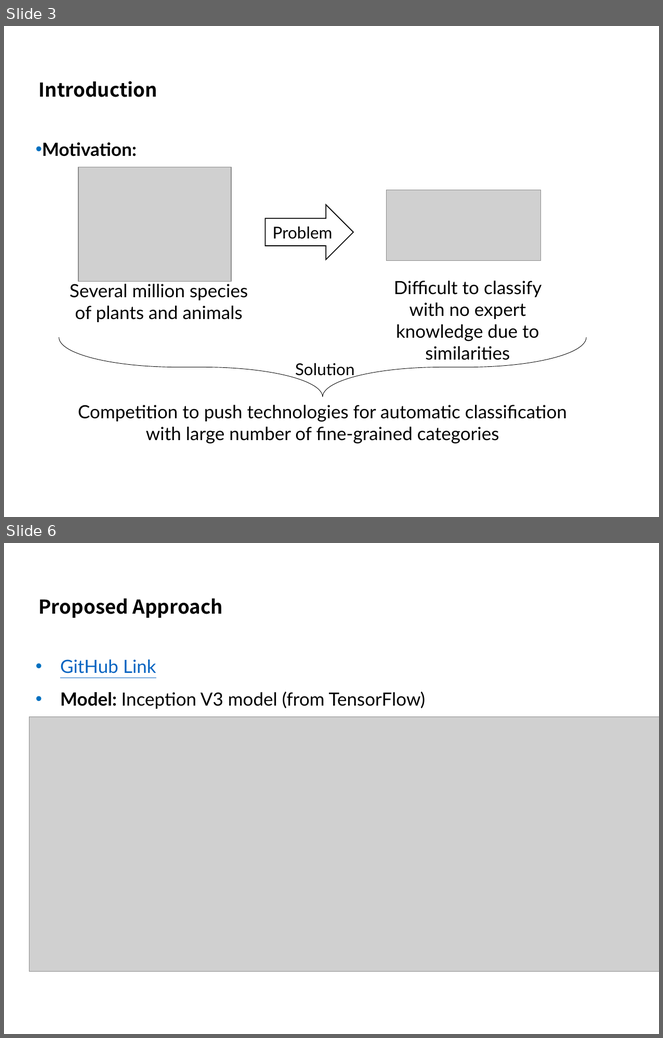
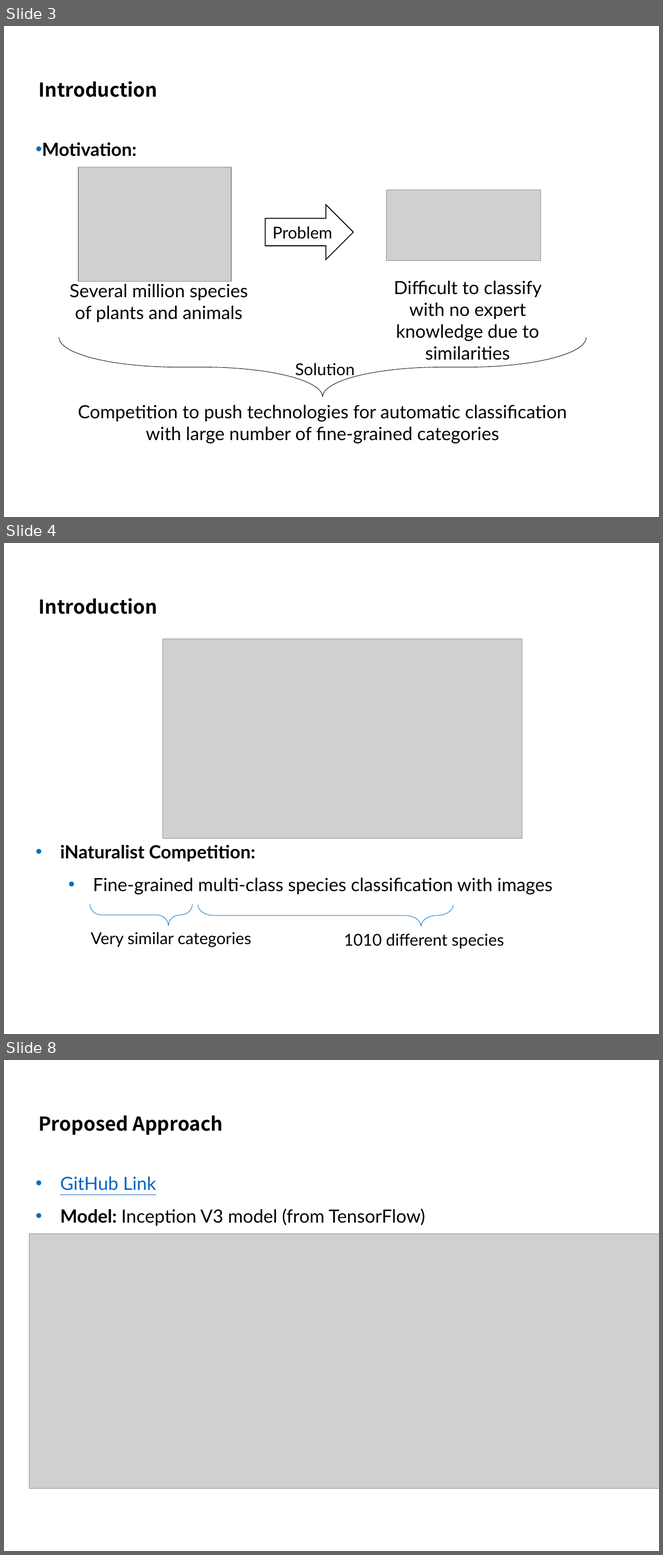
Before and after one commit to kimbold/VRDL_2019, a slide deck: Final project/Final_presentation.pptx. Shown one above the other, each under a label of ours: slides 3 and 6 before the commit, slides 3, 4 and 8 after it; the slides between them are not shown. The pictures are 663x1038 and 663x1555 pixels, drawn with LibreOffice and Linux fonts; fonts in the diff are those of the drawing; grey boxes stand for pictures; background and template pictures are left out. Boxes give left, top, right and bottom in pixels: in the first picture for what was removed or moved away, otherwise in the second. Text is boxed around its words. In the diff, an @@ line names an element or a change of style, - is before the commit and + after.

```diff
--- a/Final project/Final_presentation.pptx
+++ b/Final project/Final_presentation.pptx
@@ slide 4 added at [4,543,659,1034], background #FFFFFF @@
@@ title added at [38,598,157,614], 21 pt, text #000000, bold @@
+Introduction
@@ picture added at [163,639,522,838] @@
@@ text added at [60,845,553,895], 20 pt, text #000000 @@
+• iNaturalist Competition:
+  • Fine-grained multi-class species classification with images
@@ group added at [90,905,504,949]: 2 left braces, 2 texts @@
+    Very similar categories
+    1010 different species
@@ what was slide 6 is now slide 8 @@
```
Also in this commit, not shown: 4 slides changed, 2 other slides added, 2 slides removed.
